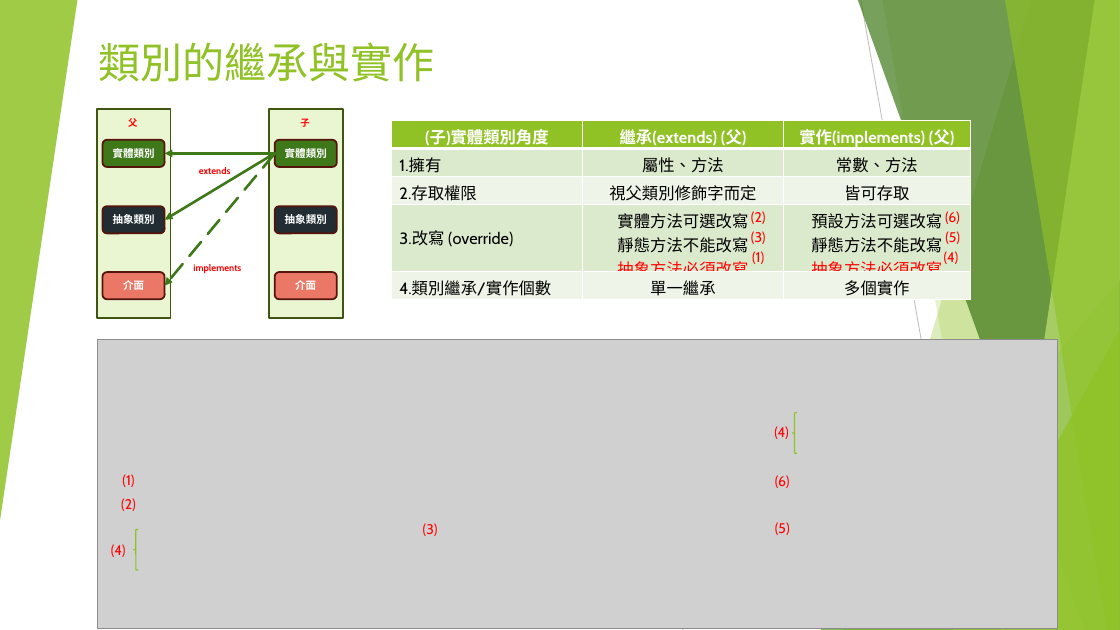
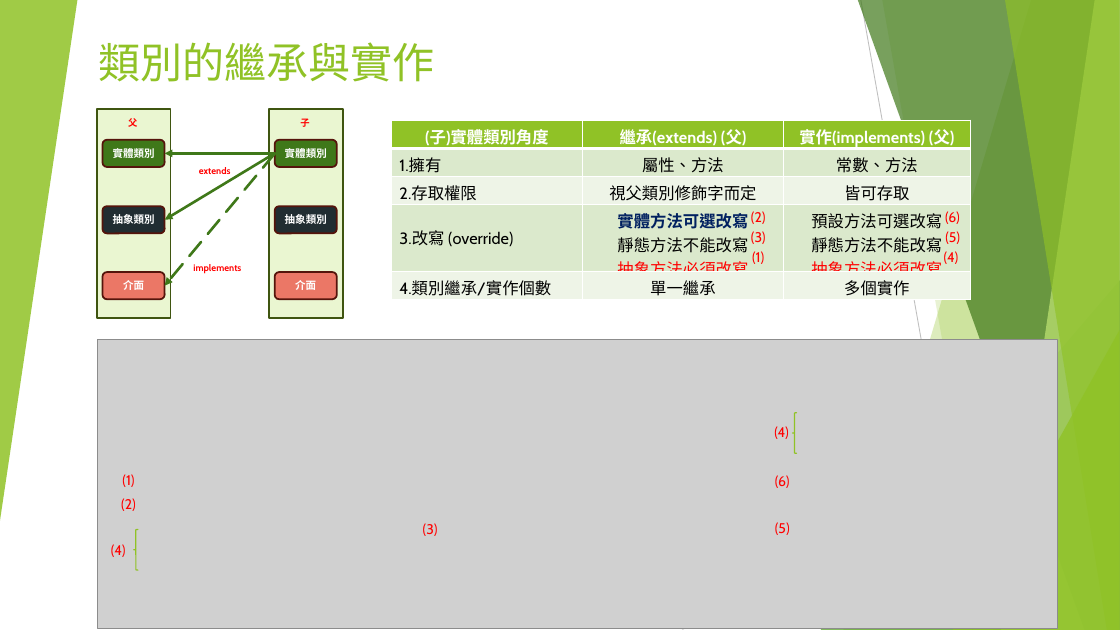
Before and after one commit to aweit-zhu/aweit-share, a slide deck: slide 4 of Java 相關/Java 繼承與實作簡介.pptx. Drawn at 1120x630 pixels with LibreOffice and Linux fonts; fonts in the diff are those of the drawing; grey boxes stand for pictures. Boxes give left, top, right and bottom in pixels: in the first picture for what was removed or moved away, otherwise in the second. Text is boxed around its words. In the diff, an @@ line names an element or a change of style, - is before the commit and + after.

```diff
--- a/Java 相關/Java 繼承與實作簡介.pptx
+++ b/Java 相關/Java 繼承與實作簡介.pptx
@@ table at (x1=392, y1=120, x2=970, y2=300) @@
@@ text colour #000000 to #002060, bold on in "實體方法可選改寫" @@
```
Also in this commit, not shown: 5 other files.
